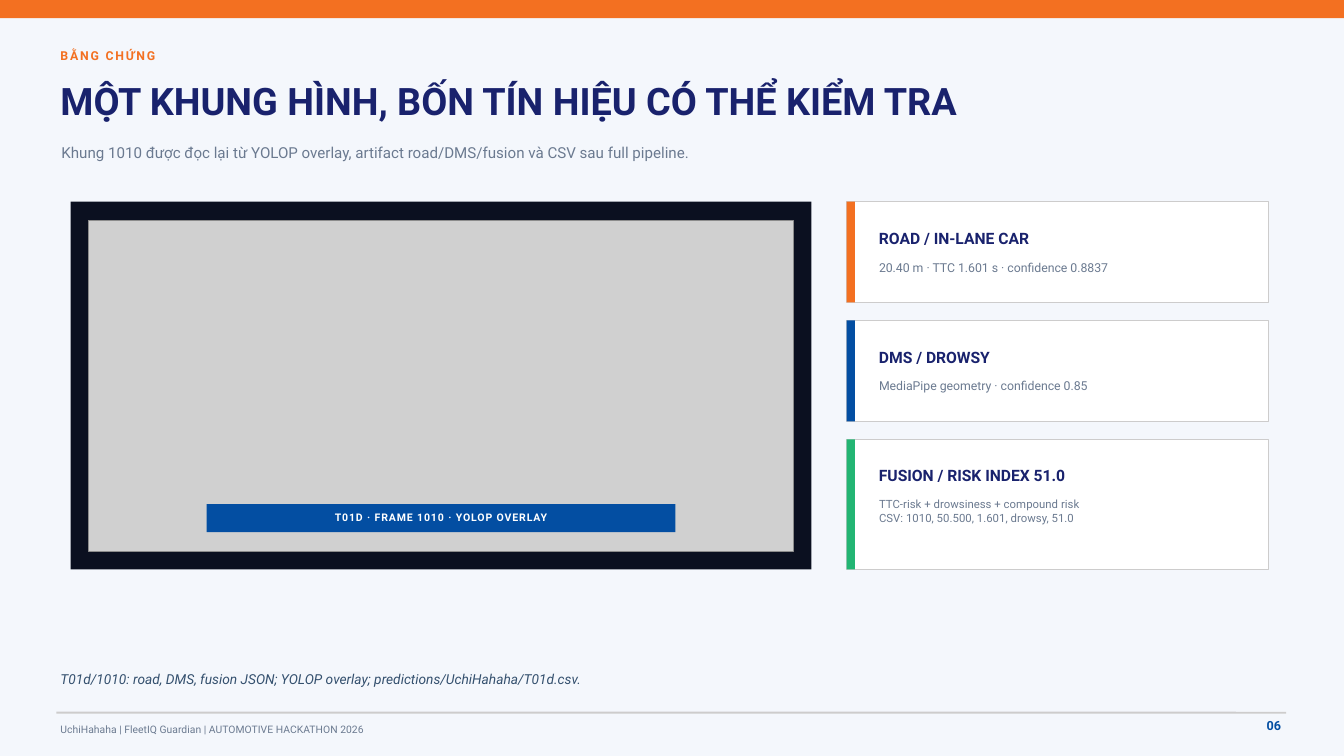
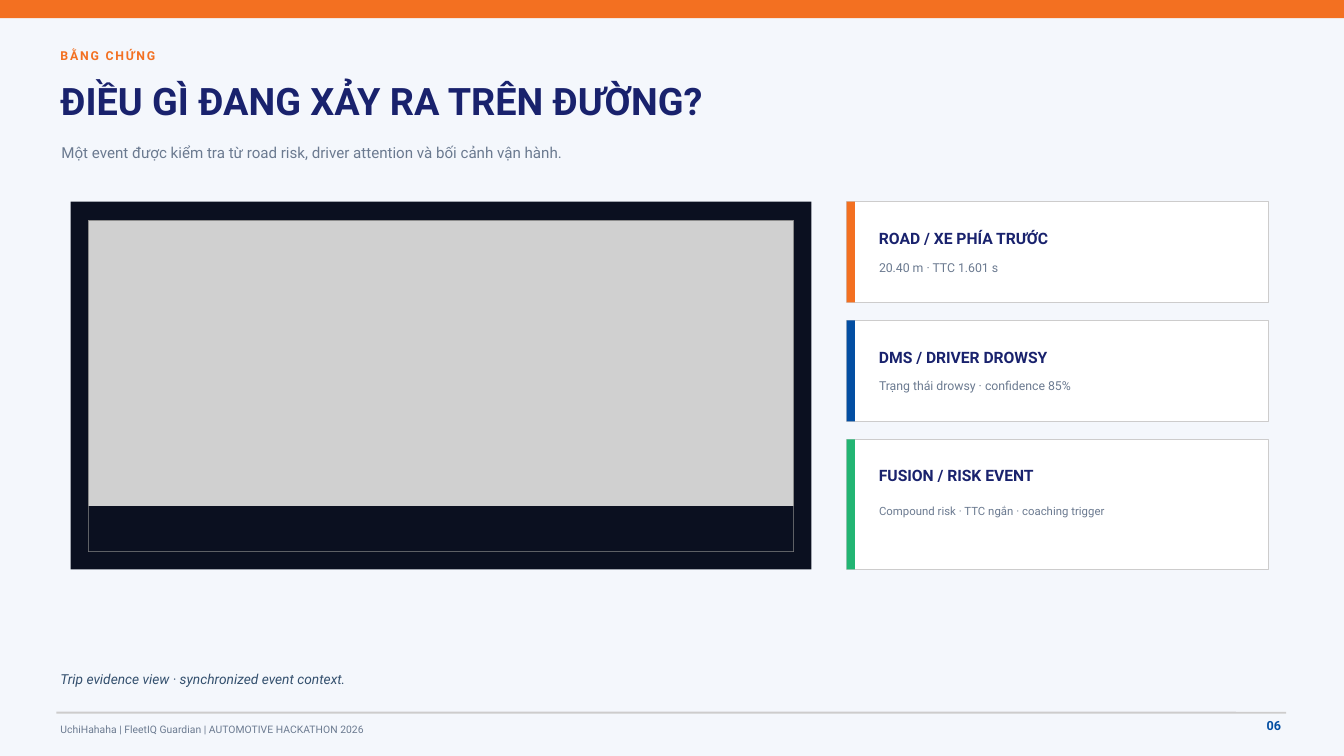
Before and after one commit to hminhphi/UchiHahahaFPTAutomotiveHackathon, a slide deck: slide 6 of docs/proposal/UchiHahaha_FleetIQGuardian_Final_Round2.pptx. Drawn at 1344x756 pixels with LibreOffice and Linux fonts; fonts in the diff are those of the drawing; grey boxes stand for pictures. Boxes give left, top, right and bottom in pixels: in the first picture for what was removed or moved away, otherwise in the second. Text is boxed around its words. In the diff, an @@ line names an element or a change of style, - is before the commit and + after.

```diff
--- a/docs/proposal/UchiHahaha_FleetIQGuardian_Final_Round2.pptx
+++ b/docs/proposal/UchiHahaha_FleetIQGuardian_Final_Round2.pptx
@@ text at [60, 81, 703, 116]: text changed @@
-MỘT KHUNG HÌNH, BỐN TÍN HIỆU CÓ THỂ KIỂM TRA
+ĐIỀU GÌ ĐANG XẢY RA TRÊN ĐƯỜNG?
@@ text at [61, 145, 562, 161]: text changed @@
-Khung 1010 được đọc lại từ YOLOP overlay, artifact road/DMS/fusion và CSV sau full pipeline.
+Một event được kiểm tra từ road risk, driver attention và bối cảnh vận hành.
@@ text at [879, 230, 1048, 244]: text changed @@
-ROAD / IN-LANE CAR
+ROAD / XE PHÍA TRƯỚC
@@ text at [879, 263, 998, 272]: text changed @@
-20.40 m · TTC 1.601 s · confidence 0.8837
+20.40 m · TTC 1.601 s
@@ text at [879, 351, 1048, 363]: text changed @@
-DMS / DROWSY
+DMS / DRIVER DROWSY
@@ text at [879, 380, 1071, 393]: text changed @@
-MediaPipe geometry · confidence 0.85
+Trạng thái drowsy · confidence 85%
@@ text at [879, 469, 1033, 481]: text changed @@
-FUSION / RISK INDEX 51.0
+FUSION / RISK EVENT
@@ rectangle: place and size @@
-rectangle at [207, 504, 676, 532]
+rectangle at [89, 506, 793, 552]
@@ rectangle at [89, 506, 793, 552]: fill #034EA2 to #0B1020 @@
@@ text at [879, 506, 1104, 518]: text changed @@
-TTC-risk + drowsiness + compound risk
-CSV: 1010, 50.500, 1.601, drowsy, 51.0
+Compound risk · TTC ngắn · coaching trigger
@@ text removed at [335, 513, 547, 521] @@
-T01D · FRAME 1010 · YOLOP OVERLAY
@@ text at [60, 673, 345, 687]: text changed @@
-T01d/1010: road, DMS, fusion JSON; YOLOP overlay; predictions/UchiHahaha/T01d.csv.
+Trip evidence view · synchronized event context.
```
Also in this commit, not shown: 9 other slides changed, 4 slides removed, 17 other files.
